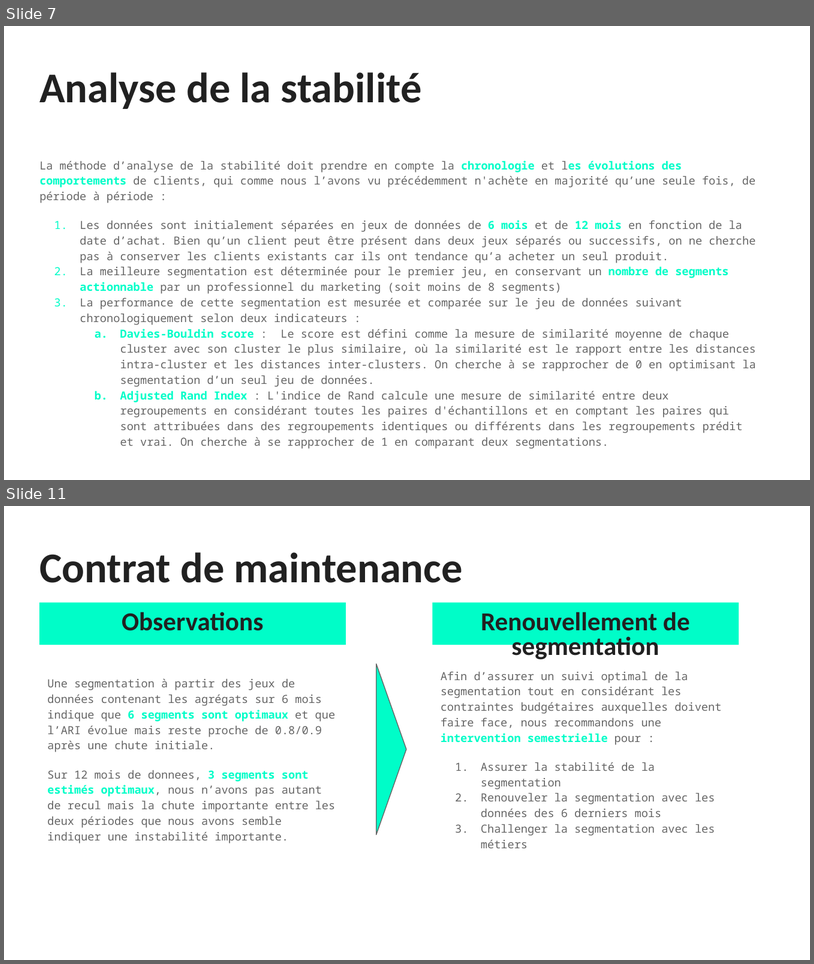
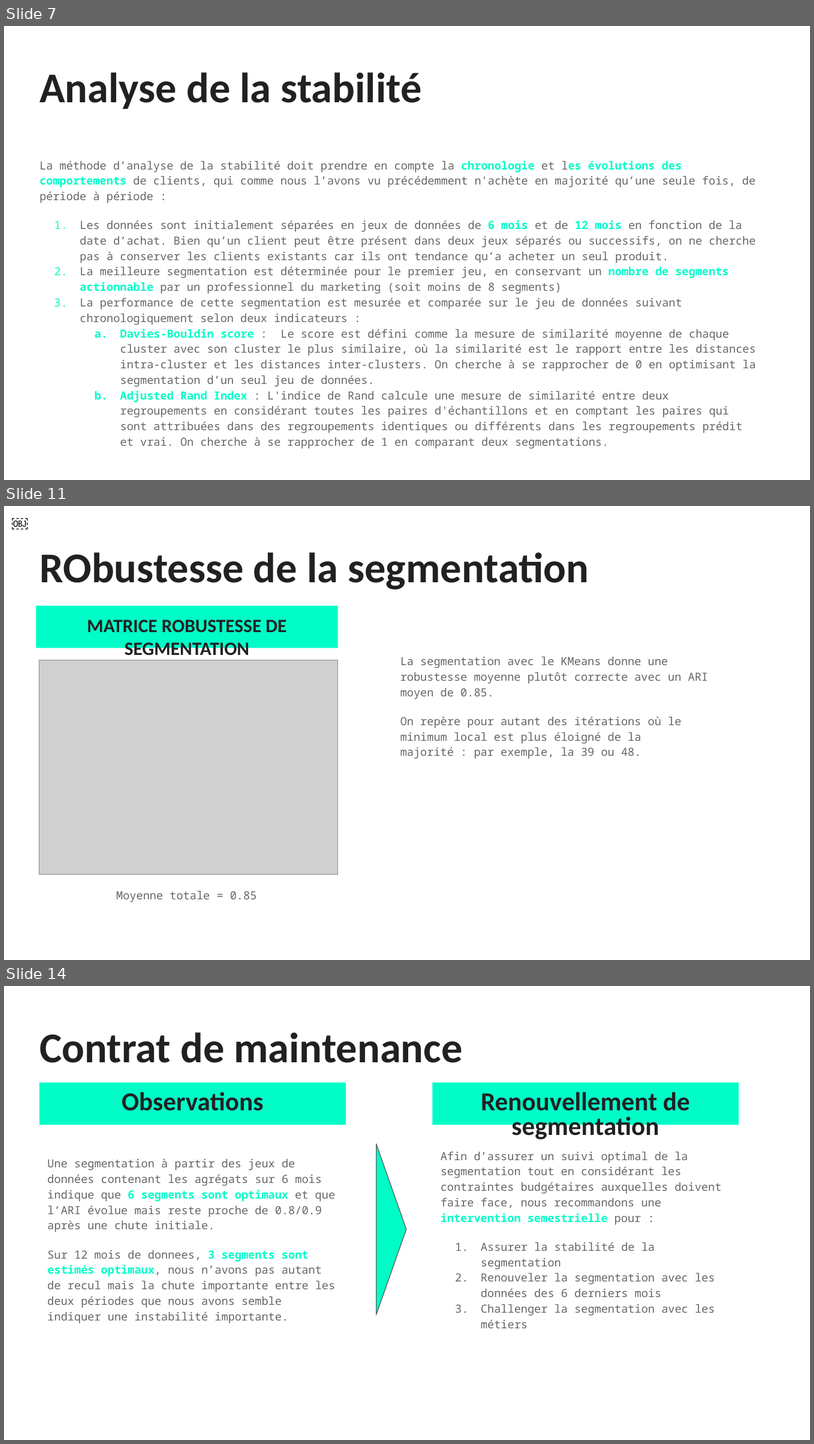
Before and after one commit to Laoban-man/P5_segmentation, a slide deck: source/P5_01_Support.pptx. Shown one above the other, each under a label of ours: slides 7 and 11 before the commit, slides 7, 11 and 14 after it; the slides between them are not shown. The pictures are 814x964 and 814x1444 pixels, drawn with LibreOffice and Linux fonts; fonts in the diff are those of the drawing; grey boxes stand for pictures. Boxes give left, top, right and bottom in pixels: in the first picture for what was removed or moved away, otherwise in the second. Text is boxed around its words. In the diff, an @@ line names an element or a change of style, - is before the commit and + after.

```diff
--- a/source/P5_01_Support.pptx
+++ b/source/P5_01_Support.pptx
@@ slide 11 added at (4,506,810,960), background #FFFFFF @@
@@ text added at (4,506,269,541), 14 pt, text #000000 @@
+￼
@@ title added at (39,552,589,589), 37.8 pt, text #212121, bold @@
+RObustesse de la segmentation
@@ text added at (36,606,338,648), fill #00FDC8, 16.8 pt, text #212121, bold @@
+MATRICE ROBUSTESSE DE SEGMENTATION
@@ picture added at (39,660,338,874) @@
@@ text added at (401,657,708,759), 10 pt, text #666666 @@
+La segmentation avec le KMeans donne une robustesse moyenne plutôt correcte avec un ARI moyen de 0.85.
+On repère pour autant des itérations où le minimum local est plus éloigné de la majorité : par exemple, la 39 ou 48.
@@ text added at (116,891,257,902), 10 pt, text #666666 @@
+Moyenne totale = 0.85
@@ what was slide 11 is now slide 14 @@
```
Also in this commit, not shown: 5 slides changed, 3 other slides added, 8 other files.
